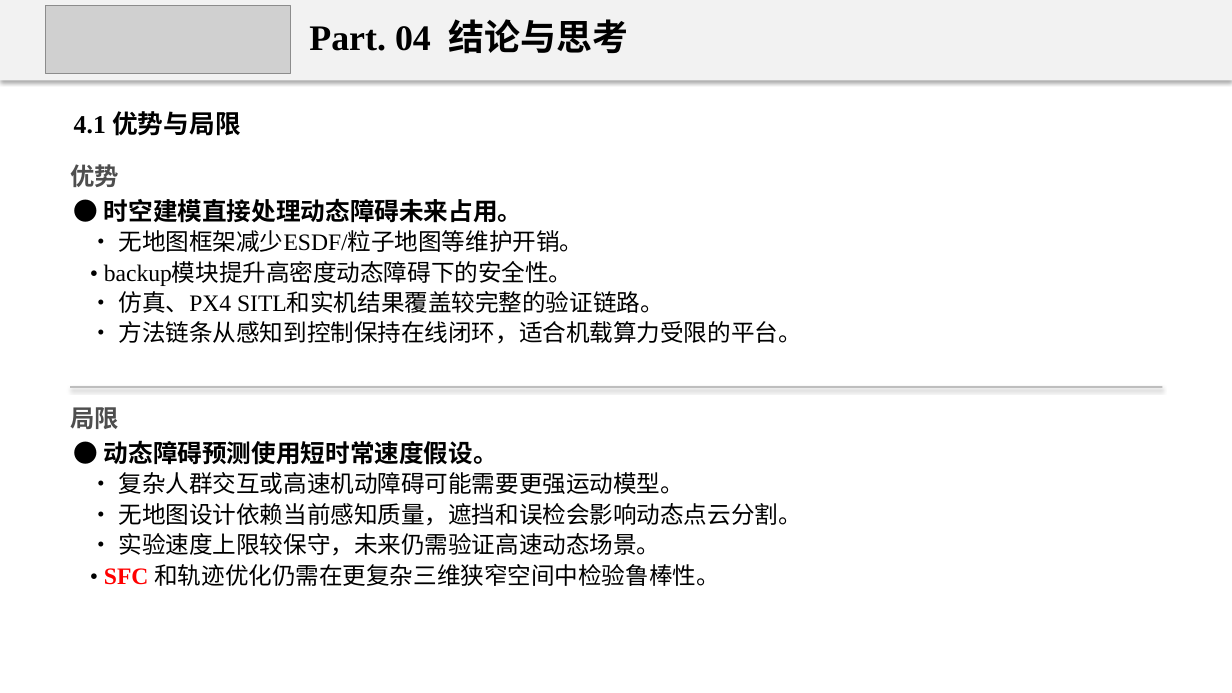
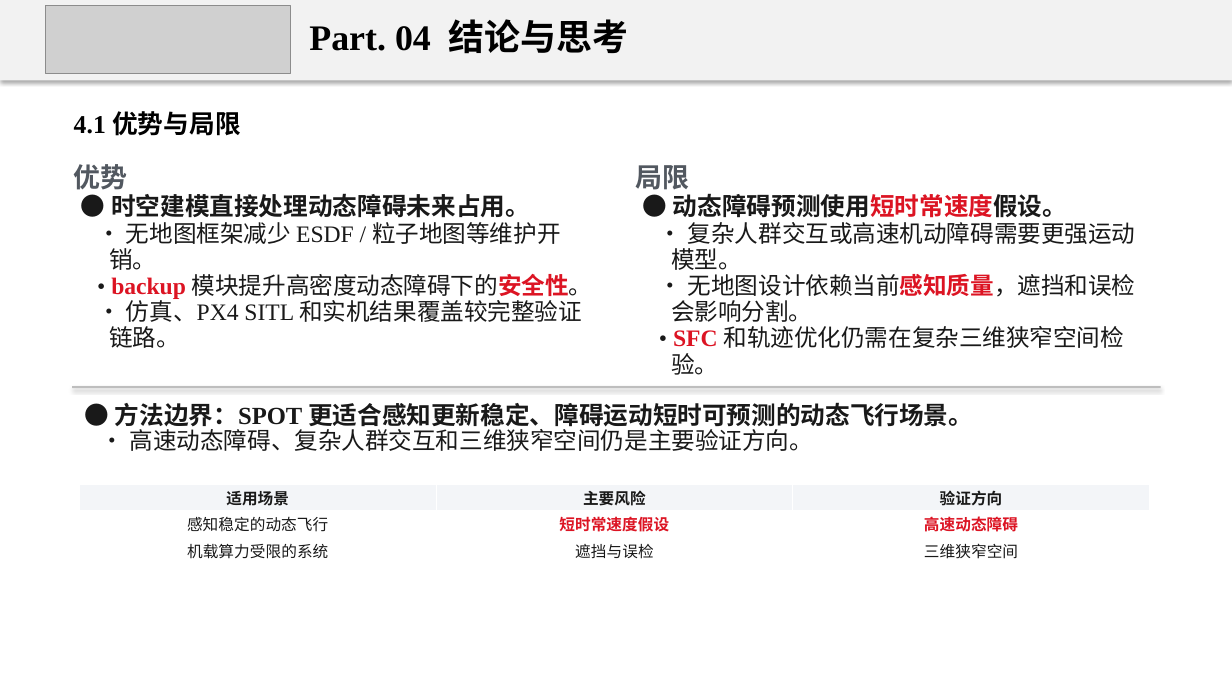
Before and after one commit to 18-cuixu/paper2ppt, a slide deck: slide 19 of skills/uav-paper-report/assets/examples/uav-spot-regression-report.pptx. Drawn at 1232x693 pixels with LibreOffice and Linux fonts; fonts in the diff are those of the drawing; grey boxes stand for pictures. Boxes give left, top, right and bottom in pixels: in the first picture for what was removed or moved away, otherwise in the second. Text is boxed around its words. In the diff, an @@ line names an element or a change of style, - is before the commit and + after.

```diff
--- a/skills/uav-paper-report/assets/examples/uav-spot-regression-report.pptx
+++ b/skills/uav-paper-report/assets/examples/uav-spot-regression-report.pptx
@@ text "优势" at box(74, 164, 128, 190): size 19 to 21 pt, text colour #4E4E4E to #525860 @@
@@ text "局限" at box(636, 165, 690, 190): size 19 to 21 pt, text colour #4E4E4E to #525860 @@
@@ text "局限": place and size @@
-text "局限" at box(70, 407, 119, 429)
+text "局限" at box(636, 165, 690, 190)
@@ text at box(111, 193, 530, 218): text colour #000000 to #191919 in "● 时空建模直接处理动态障碍未来占用。"; line spacing 1.05 to 0.92 @@
@@ text "● 动态障碍预测使用短时常速度假设。": place and size @@
-text "● 动态障碍预测使用短时常速度假设。" at box(104, 440, 802, 586)
+text "● 动态障碍预测使用短时常速度假设。" at box(671, 193, 1136, 375)
@@ text at box(673, 193, 1067, 218): text colour #000000 to #191919 in "● 动态障碍预测使用短时常速度假设。"; text colour #000000 to #DC1423 in "动态障碍预测使用短时常速度假设。"; line spacing 1.05 to 0.92 @@
@@ text at box(109, 222, 593, 348): text changed; text colour #000000 to #191919 @@
-• 无地图框架减少ESDF/粒子地图等维护开销。
-• backup模块提升高密度动态障碍下的安全性。
-• 仿真、PX4 SITL和实机结果覆盖较完整的验证链路。
-• 方法链条从感知到控制保持在线闭环，适合机载算力受限的平台。
+• 无地图框架减少 ESDF / 粒子地图等维护开销。
+• backup 模块提升高密度动态障碍下的安全性。
+• 仿真、PX4 SITL 和实机结果覆盖较完整验证链路。
@@ text at box(671, 222, 1136, 375): text changed; text colour #000000 to #191919 @@
-• 复杂人群交互或高速机动障碍可能需要更强运动模型。
-• 无地图设计依赖当前感知质量，遮挡和误检会影响动态点云分割。
-• 实验速度上限较保守，未来仍需验证高速动态场景。
-• SFC 和轨迹优化仍需在更复杂三维狭窄空间中检验鲁棒性。
+• 复杂人群交互或高速机动障碍需要更强运动模型。
+• 无地图设计依赖当前感知质量，遮挡和误检会影响分割。
+• SFC 和轨迹优化仍需在复杂三维狭窄空间检验。
@@ text added at box(115, 402, 973, 451), 19.2 pt, text #191919, bold @@
+● 方法边界：SPOT 更适合感知更新稳定、障碍运动短时可预测的动态飞行场景。
+• 高速动态障碍、复杂人群交互和三维狭窄空间仍是主要验证方向。
@@ table added at box(79, 484, 1150, 564), 3 rows, 3 columns @@
+适用场景 | 主要风险 | 验证方向
+感知稳定的动态飞行 | 短时常速度假设 | 高速动态障碍
+机载算力受限的系统 | 遮挡与误检 | 三维狭窄空间
```
Also in this commit, not shown: 11 other files.
